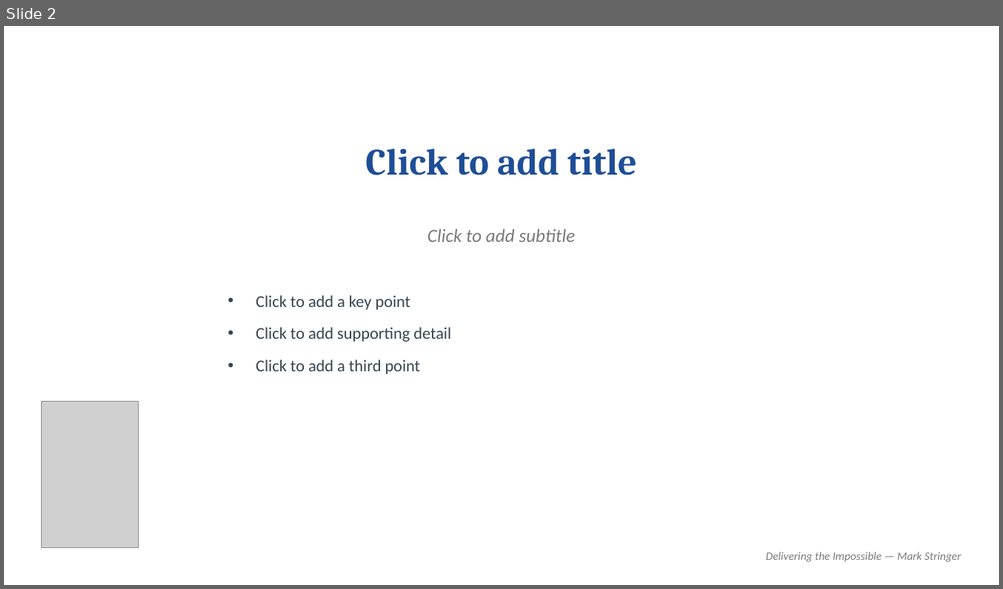
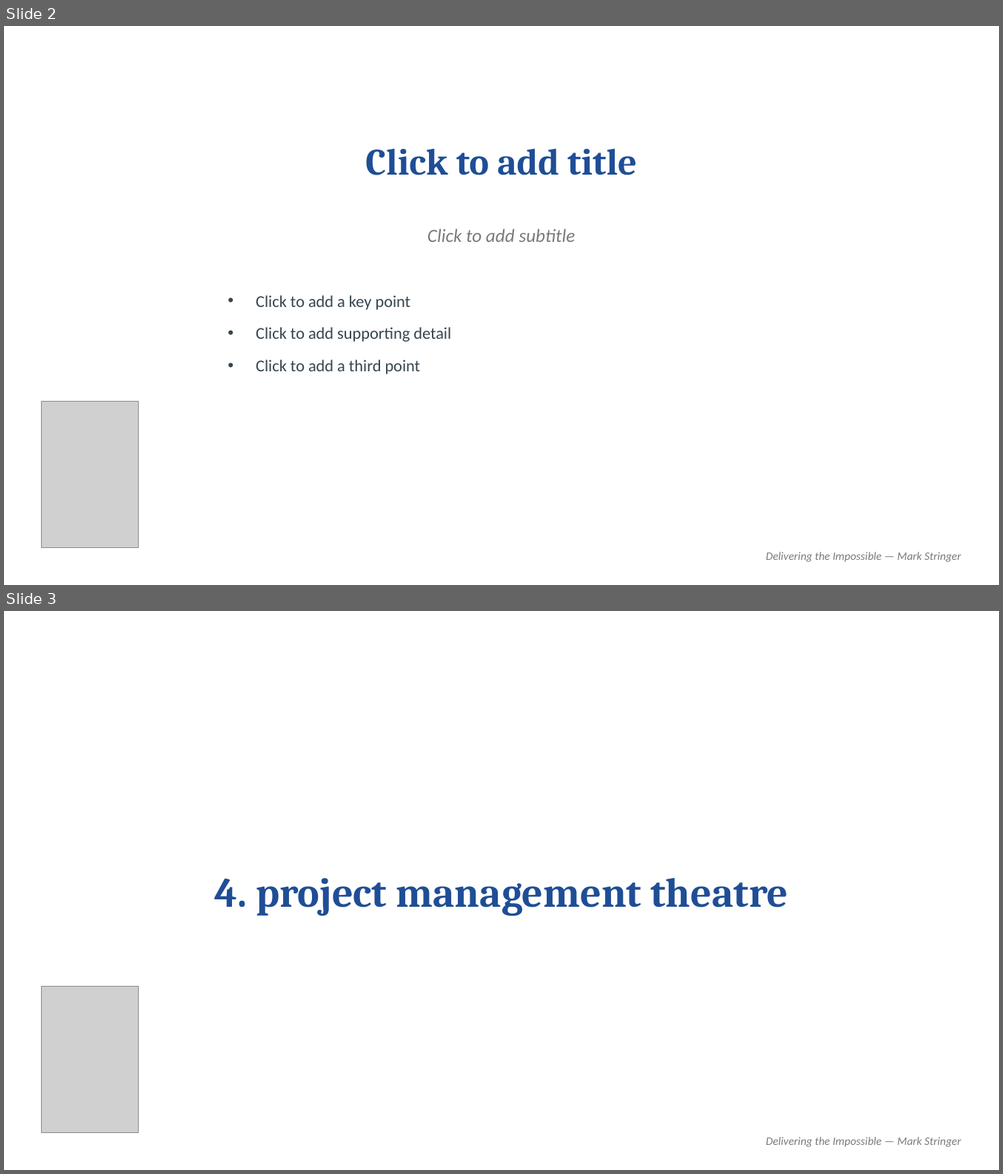
Before and after one commit to MarkStringer/MarketingControlPlane, a slide deck: templates/book-cover-slide-template.pptx. Shown one above the other, each under a label of ours: slide 2 before the commit, slides 2 and 3 after it. The pictures are 1003x589 and 1003x1174 pixels, drawn with LibreOffice and Linux fonts; fonts in the diff are those of the drawing; grey boxes stand for pictures. Boxes give left, top, right and bottom in pixels: in the first picture for what was removed or moved away, otherwise in the second. Text is boxed around its words. In the diff, an @@ line names an element or a change of style, - is before the commit and + after.

```diff
--- a/templates/book-cover-slide-template.pptx
+++ b/templates/book-cover-slide-template.pptx
@@ slide 3 added at <box>4,611,999,1170</box>, background #FFFFFF @@
@@ text added at <box>214,878,788,917</box>, 40 pt, text #1F4E96, bold @@
+4. project management theatre
@@ picture added at <box>41,986,138,1133</box> @@
@@ text added at <box>765,1137,960,1147</box>, 11 pt, text #7A7A7A, italic @@
+Delivering the Impossible — Mark Stringer
```
